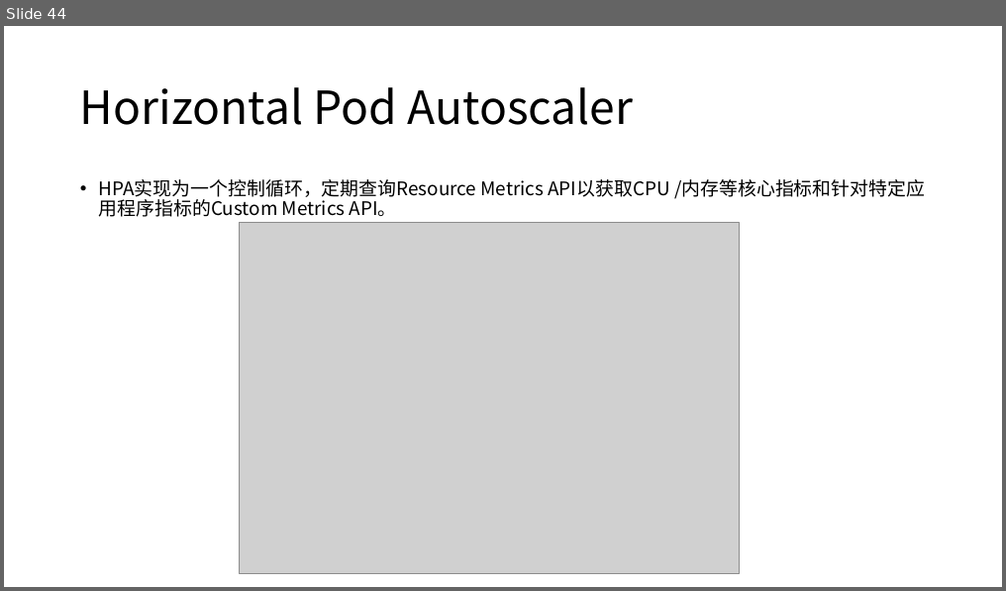
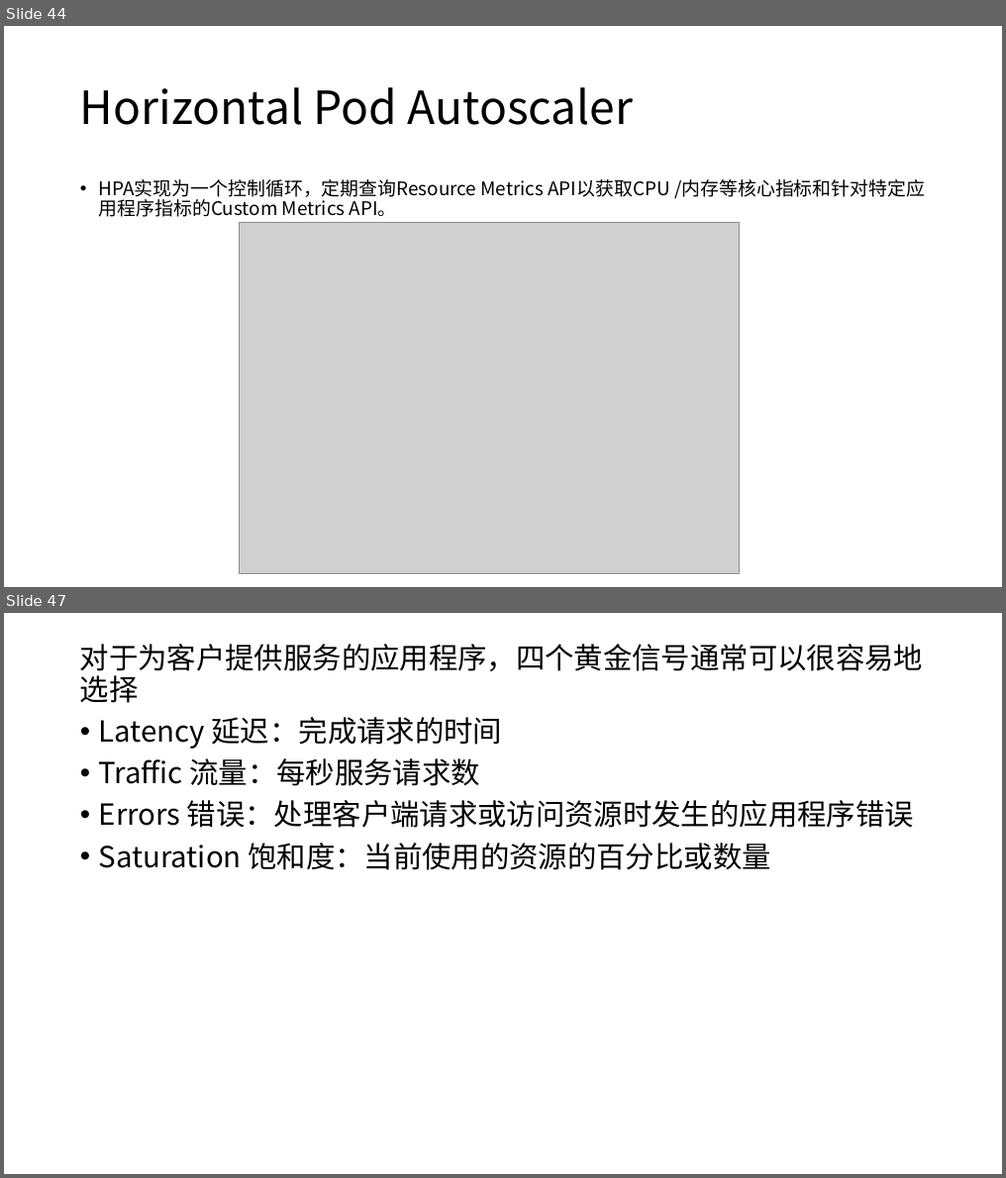
Before and after one commit to kingreatwill/open, a slide deck: files/Prometheus.pptx. Shown one above the other, each under a label of ours: slide 44 before the commit, slides 44 and 47 after it; the slides between them are not shown. The pictures are 1006x591 and 1006x1178 pixels, drawn with LibreOffice and Linux fonts; fonts in the diff are those of the drawing; grey boxes stand for pictures. Boxes give left, top, right and bottom in pixels: in the first picture for what was removed or moved away, otherwise in the second. Text is boxed around its words. In the diff, an @@ line names an element or a change of style, - is before the commit and + after.

```diff
--- a/files/Prometheus.pptx
+++ b/files/Prometheus.pptx
@@ slide 47 added at (x1=4, y1=613, x2=1002, y2=1174), background #FFFFFF @@
@@ text added at (x1=80, y1=644, x2=923, y2=870), 28 pt, text #000000 @@
+对于为客户提供服务的应用程序，四个黄金信号通常可以很容易地选择
+• Latency 延迟：完成请求的时间
+• Traffic 流量：每秒服务请求数
+• Errors 错误：处理客户端请求或访问资源时发生的应用程序错误
+• Saturation 饱和度：当前使用的资源的百分比或数量
```
Also in this commit, not shown: 4 other slides added, 2 other files.
